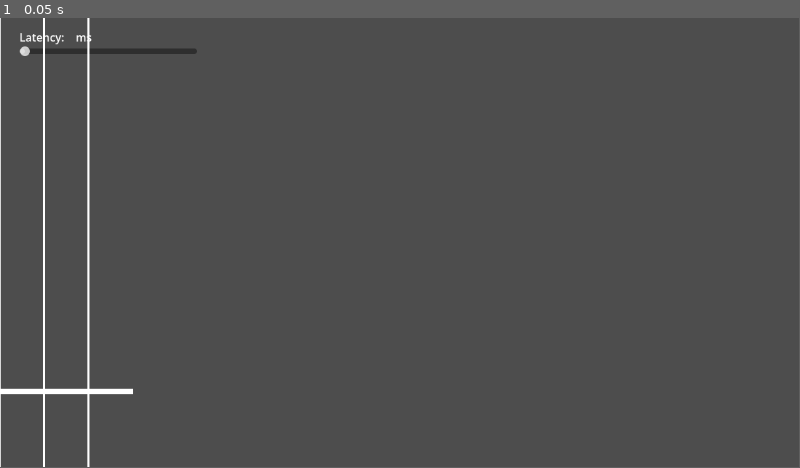
Above: before the commit, frame 1.
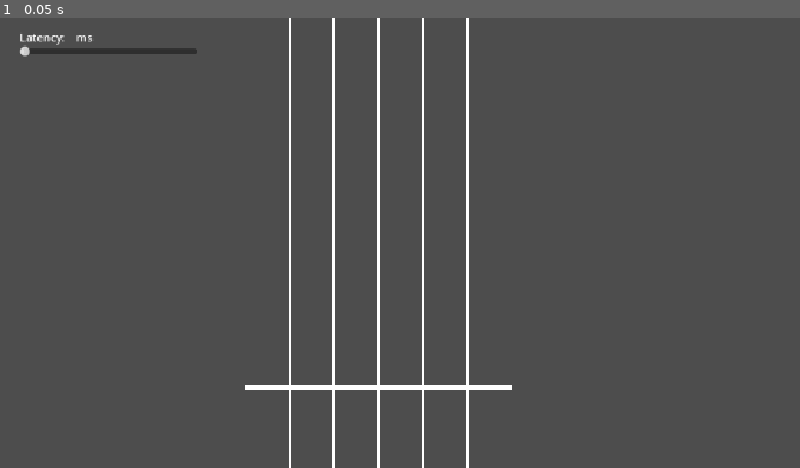
Above: after the commit, the same moment.

Repository: bemain/critterbug
Game: Godot game, scene res://Main.tscn
The game is run twice, just before and just after one commit, with the same random seed, the same clock (stepped at 60 frames per second) and the same inputs.
Inputs:
- Up to frame 1 (0.05 s): no input
The window is 799x449 before the commit and 800x450 after it. Grey fills any space a smaller window leaves; there, only what the larger window draws over its background counts as a difference.

The runs differ from the first frame. In frame 1, 3.0% of the frame differs, in the area x 0-64%, y 0-100%.
Error in both runs: Out of bounds get index '0' (on base: 'Array') (res://main.gd:4)

Commit message:
Allow resizing the window

Diff:
--- a/Main.tscn
+++ b/Main.tscn
@@ -46,5 +46,6 @@
 track = NodePath("InstrumentTrack")
 
 [node name="InstrumentTrack" parent="SongManager" unique_id=2093186276 instance=ExtResource("3_r0du0")]
+position = Vector2(545, -8)
 
 [connection signal="value_changed" from="GUI/AudioLatency/Slider" to="." method="_on_latency_slider_value_changed"]
--- a/project.godot
+++ b/project.godot
@@ -8,11 +8,15 @@
 
 config_version=5
 
+[animation]
+
+compatibility/default_parent_skeleton_in_mesh_instance_3d=true
+
 [application]
 
 config/name="critterbug"
 run/main_scene="uid://bifurmsfeys1d"
-config/features=PackedStringArray("4.4")
+config/features=PackedStringArray("4.6")
 config/icon="res://icon.png"
 
 [autoload]
@@ -23,6 +27,15 @@
 
 gdscript/warnings/unused_parameter=0
 gdscript/warnings/shadowed_variable=0
+
+[display]
+
+window/stretch/mode="canvas_items"
+window/stretch/aspect="expand"
+
+[dotnet]
+
+project/assembly_name="critterbug"
 
 [input]
 
